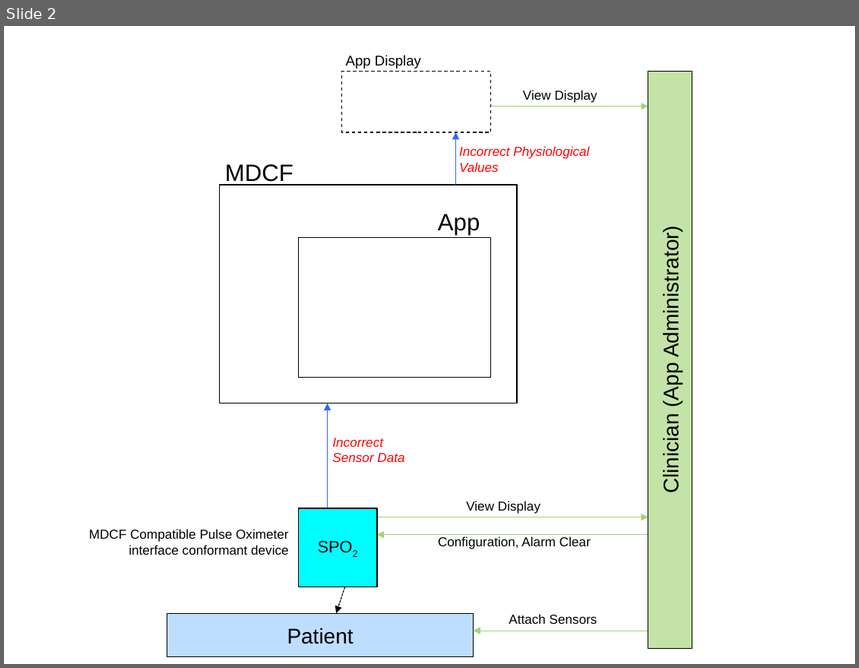
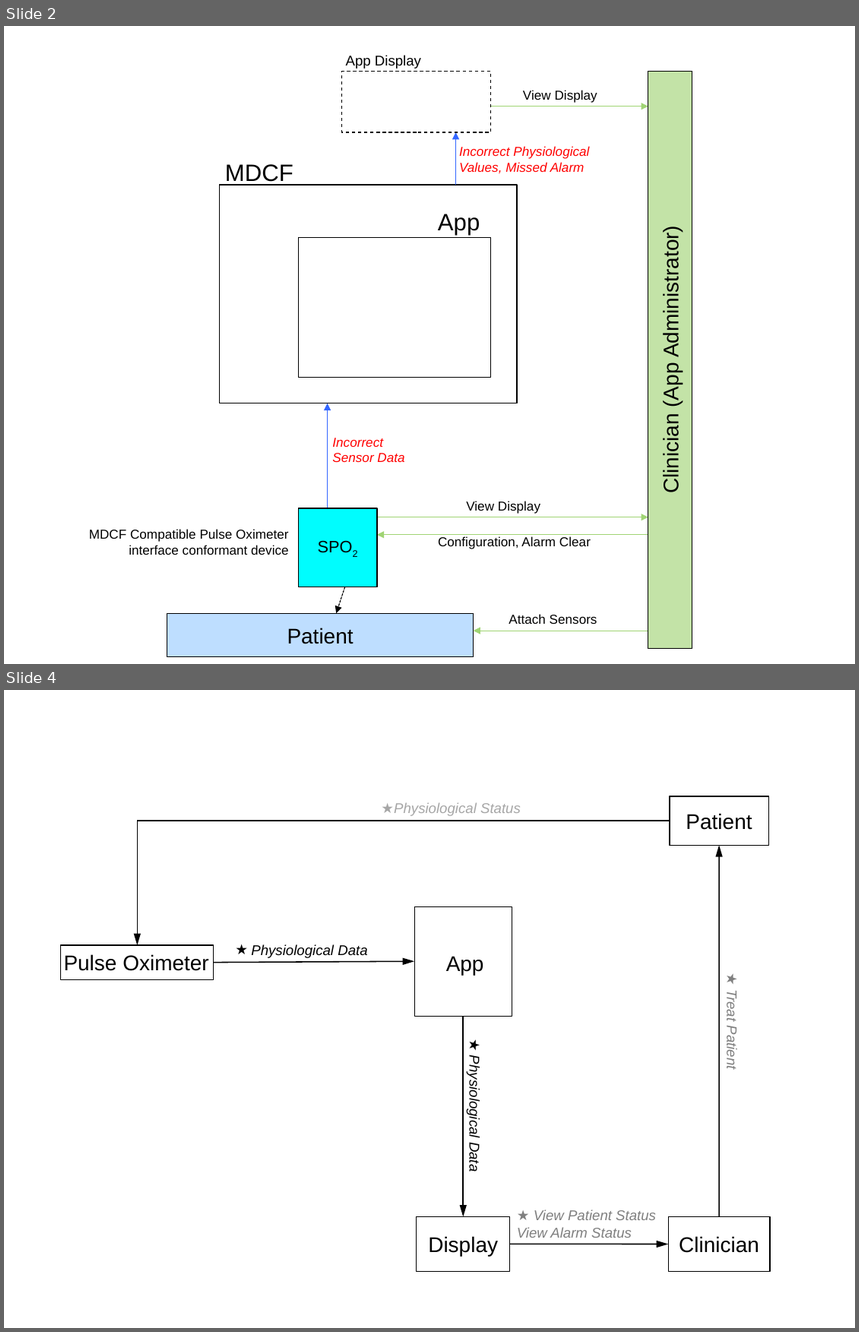
Before and after one commit to santoslab/aadl-translator, a slide deck: mdcf-architect-documentation/src/site/sphinx/_originals/app-overview.pptx. Shown one above the other, each under a label of ours: slide 2 before the commit, slides 2 and 4 after it; the slides between them are not shown. The pictures are 859x668 and 859x1332 pixels, drawn with LibreOffice and Linux fonts; fonts in the diff are those of the drawing. Boxes give left, top, right and bottom in pixels: in the first picture for what was removed or moved away, otherwise in the second. Text is boxed around its words. In the diff, an @@ line names an element or a change of style, - is before the commit and + after.

```diff
--- a/mdcf-architect-documentation/src/site/sphinx/_originals/app-overview.pptx
+++ b/mdcf-architect-documentation/src/site/sphinx/_originals/app-overview.pptx
@@ slide 4 added at box(4, 690, 855, 1328), background #FFFFFF @@
@@ text added at box(394, 802, 521, 816), 12 pt, text #A6A6A6, italic @@
+★Physiological Status
@@ rectangle added at box(670, 796, 769, 845), outline #000000 0.75 pt, 18 pt, text #000000 @@
+Patient
@@ elbow arrow added from (670, 821) to (138, 945), #000000 1 pt @@
@@ arrow added from (719, 1217) to (719, 845), #000000 1 pt @@
@@ rectangle added at box(414, 907, 512, 1017), outline #000000 0.75 pt @@
@@ rectangle added at box(61, 945, 215, 980), outline #000000 0.75 pt @@
@@ text added at box(64, 954, 209, 971), 18 pt, text #000000 @@
+Pulse Oximeter
@@ arrow added from (214, 962) to (414, 961), #000000 1 pt @@
@@ text added at box(251, 945, 367, 958), 12 pt, text #000000, italic @@
+★ Physiological Data
@@ text added at box(446, 956, 484, 975), 18 pt, text #000000 @@
+App
@@ text added at box(724, 992, 740, 1069), 12 pt, text #7F7F7F, italic @@
+★ Treat Patient
@@ arrow added from (464, 1016) to (464, 1217), #000000 1 pt @@
@@ text added at box(467, 1063, 483, 1171), 12 pt, text #000000, italic @@
+★ Physiological Data
@@ text added at box(517, 1210, 656, 1238), 12 pt, text #7F7F7F, italic @@
+★ View Patient Status
+View Alarm Status
@@ rectangle added at box(416, 1217, 509, 1271), outline #000000 0.75 pt, 18 pt, text #000000 @@
+Display
@@ rectangle added at box(669, 1217, 770, 1271), outline #000000 0.75 pt, 18 pt, text #000000 @@
+Clinician
@@ arrow added from (510, 1244) to (669, 1244), #000000 1 pt @@
@@ slide 2 changed as well @@
@@ text at box(459, 146, 589, 174): text changed @@
-Incorrect Physiological Values
+Incorrect Physiological Values, Missed Alarm
```
Also in this commit, not shown: 1 other slide changed, 1 other slide added, 12 other files.
